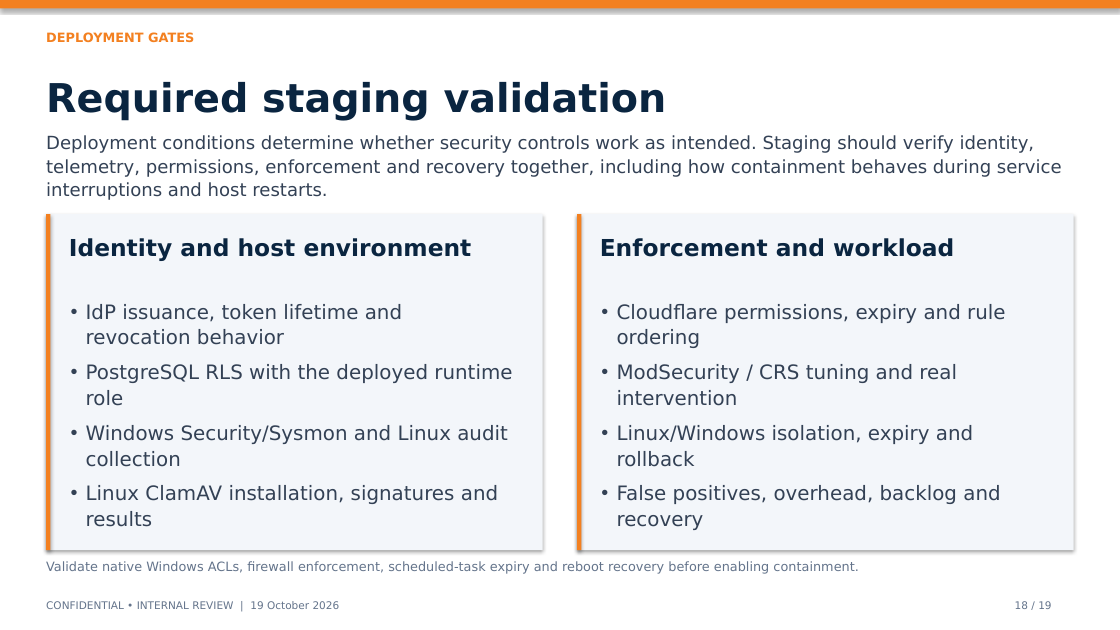
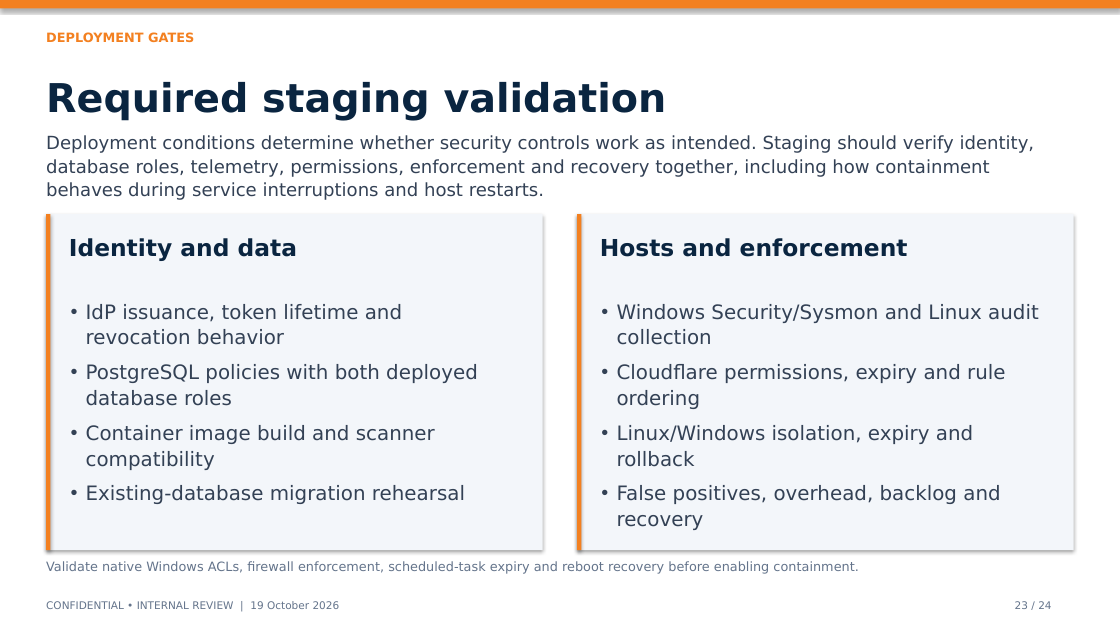
Before and after one commit to harshitrathi14/vulnsuite, a slide deck: slide 23 of VulnSuite_Executive_Deck_FINAL.pptx (slide 18 before the commit). Drawn at 1120x630 pixels with LibreOffice and Linux fonts; fonts in the diff are those of the drawing. Boxes give left, top, right and bottom in pixels: in the first picture for what was removed or moved away, otherwise in the second. Text is boxed around its words. In the diff, an @@ line names an element or a change of style, - is before the commit and + after.

```diff
--- a/VulnSuite_Executive_Deck_FINAL.pptx
+++ b/VulnSuite_Executive_Deck_FINAL.pptx
@@ text at [46, 135, 1035, 200]: text changed @@
-Deployment conditions determine whether security controls work as intended. Staging should verify identity, telemetry, permissions, enforcement and recovery together, including how containment behaves during service interruptions and host restarts.
+Deployment conditions determine whether security controls work as intended. Staging should verify identity, database roles, telemetry, permissions, enforcement and recovery together, including how containment behaves during service interruptions and host restarts.
@@ text at [69, 238, 297, 261]: text changed @@
-Identity and host environment
+Identity and data
@@ text at [600, 238, 908, 257]: text changed @@
-Enforcement and workload
+Hosts and enforcement
@@ text at [617, 304, 1039, 345]: paragraph added @@
+• Windows Security/Sysmon and Linux audit collection
@@ text at [86, 364, 478, 504]: text changed @@
-• PostgreSQL RLS with the deployed runtime role
-• Windows Security/Sysmon and Linux audit collection
-• Linux ClamAV installation, signatures and results
+• PostgreSQL policies with both deployed database roles
+• Container image build and scanner compatibility
+• Existing-database migration rehearsal
@@ text at [617, 364, 957, 406]: paragraph removed @@
-• ModSecurity / CRS tuning and real intervention
@@ text at [1015, 601, 1051, 609]: text changed @@
-18 / 19
+23 / 24
```
Also in this commit, not shown: 18 other slides changed, 5 slides added, 6 other files.
